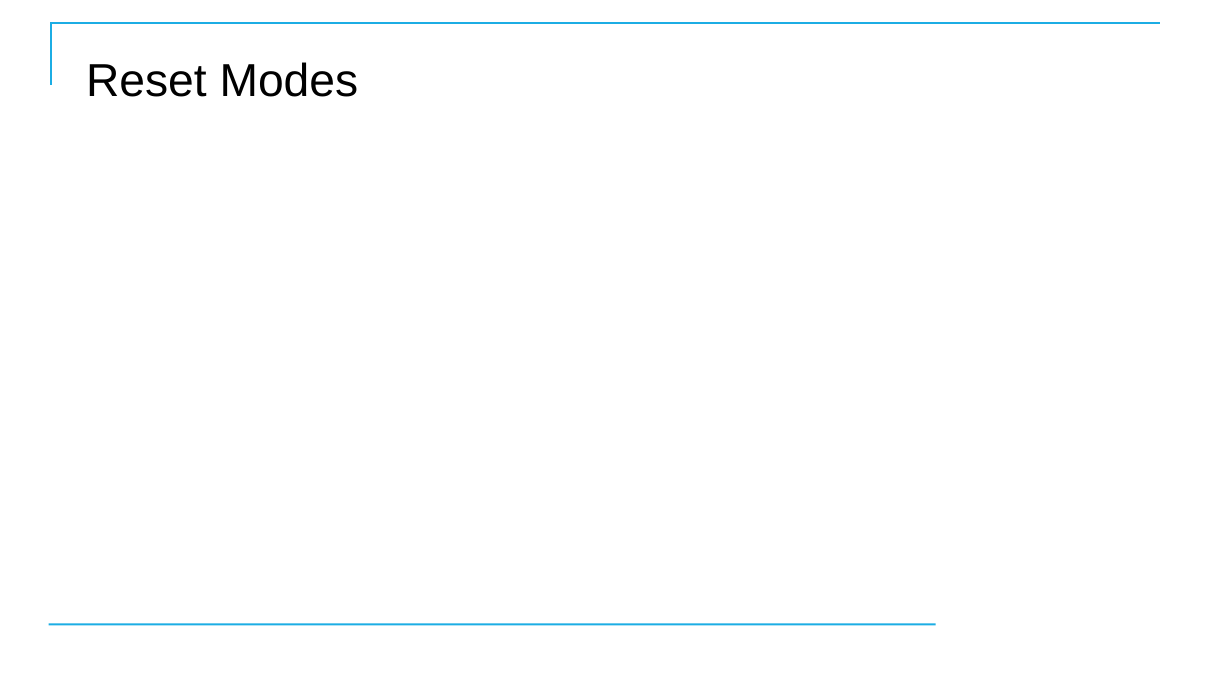
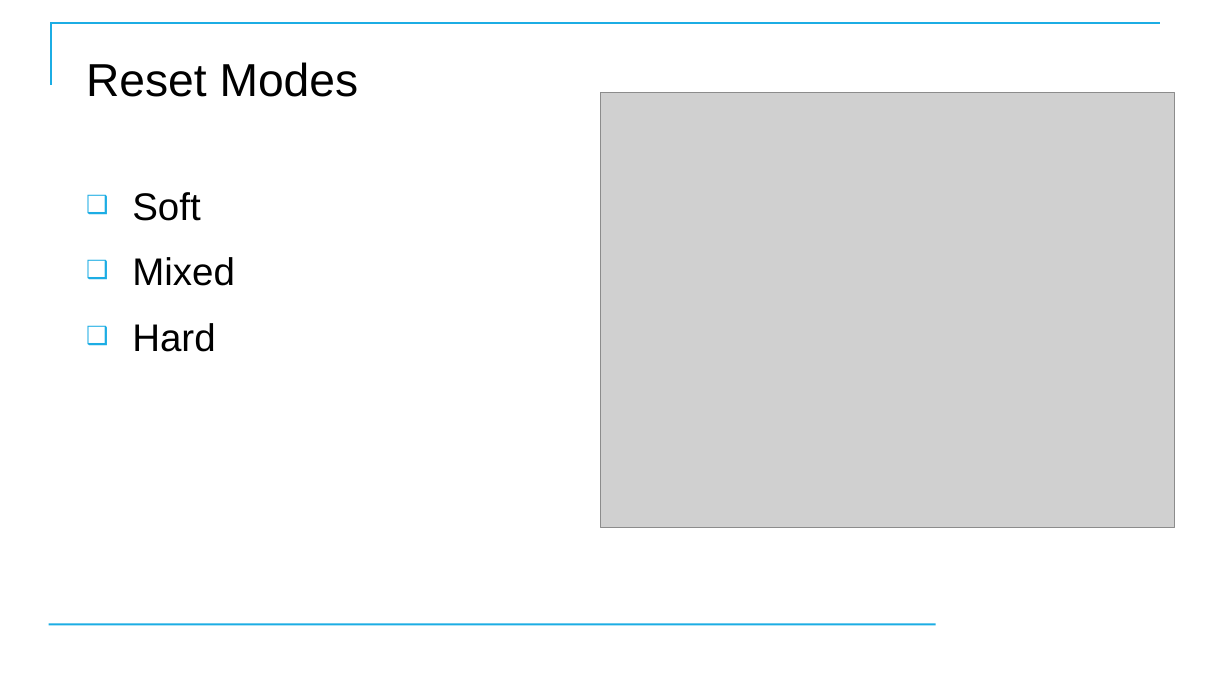
Before and after one commit to CostelloTechnicalConsulting/XGHDEV, a slide deck: slide 75 of ppt/XGHDEV.pptx (slide 82 before the commit). Drawn at 1232x693 pixels with LibreOffice and Linux fonts; fonts in the diff are those of the drawing; grey boxes stand for pictures; background and template pictures are left out. Boxes give left, top, right and bottom in pixels: in the first picture for what was removed or moved away, otherwise in the second. Text is boxed around its words. In the diff, an @@ line names an element or a change of style, - is before the commit and + after.

```diff
--- a/ppt/XGHDEV.pptx
+++ b/ppt/XGHDEV.pptx
@@ picture added at (601,92,1176,528) @@
@@ text added at (132,192,235,352), 30 pt, text #000000 @@
+❑ Soft
+❑ Mixed
+❑ Hard
```
Also in this commit, not shown: 41 other slides changed, 7 slides removed.
